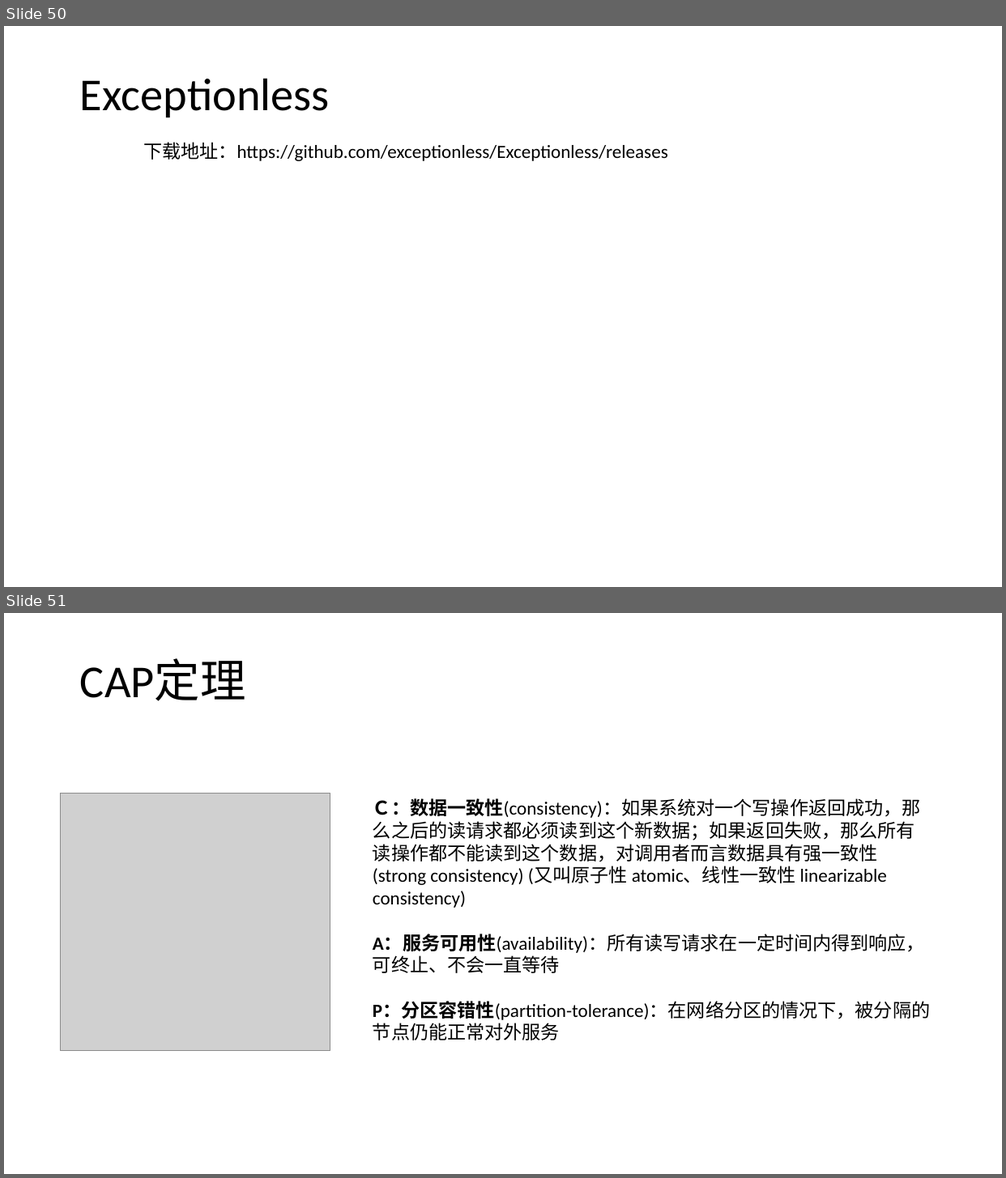
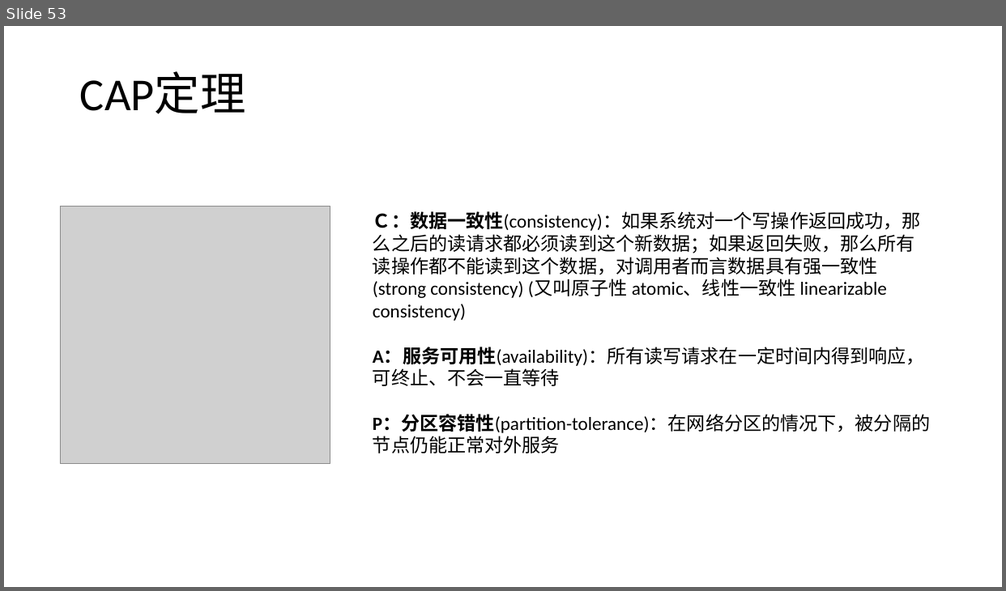
Before and after one commit to axzxs2001/HisMicroserviceSample, a slide deck: HisMicroserviceSample/Doc/基于.net core微服务.pptx. Shown one above the other, each under a label of ours: slides 50 and 51 before the commit, slide 53 after it. The pictures are 1006x1178 and 1006x591 pixels, drawn with LibreOffice and Linux fonts; fonts in the diff are those of the drawing; grey boxes stand for pictures; background and template pictures are left out. Boxes give left, top, right and bottom in pixels: in the first picture for what was removed or moved away, otherwise in the second. Text is boxed around its words. In the diff, an @@ line names an element or a change of style, - is before the commit and + after.

Commit message:
exceptionless ppt完成。

```diff
--- a/HisMicroserviceSample/Doc/基于.net core微服务.pptx
+++ b/HisMicroserviceSample/Doc/基于.net core微服务.pptx
@@ slide 50 removed at [4,26,1002,587], background picture (left out) @@
@@ title removed at [80,78,330,118] @@
-Exceptionless
@@ text removed at [143,142,668,161] @@
-下载地址：https://github.com/exceptionless/Exceptionless/releases
@@ what was slide 51 is now slide 53 @@
```
Also in this commit, not shown: 2 slides changed, 3 slides added, 5 other files.
